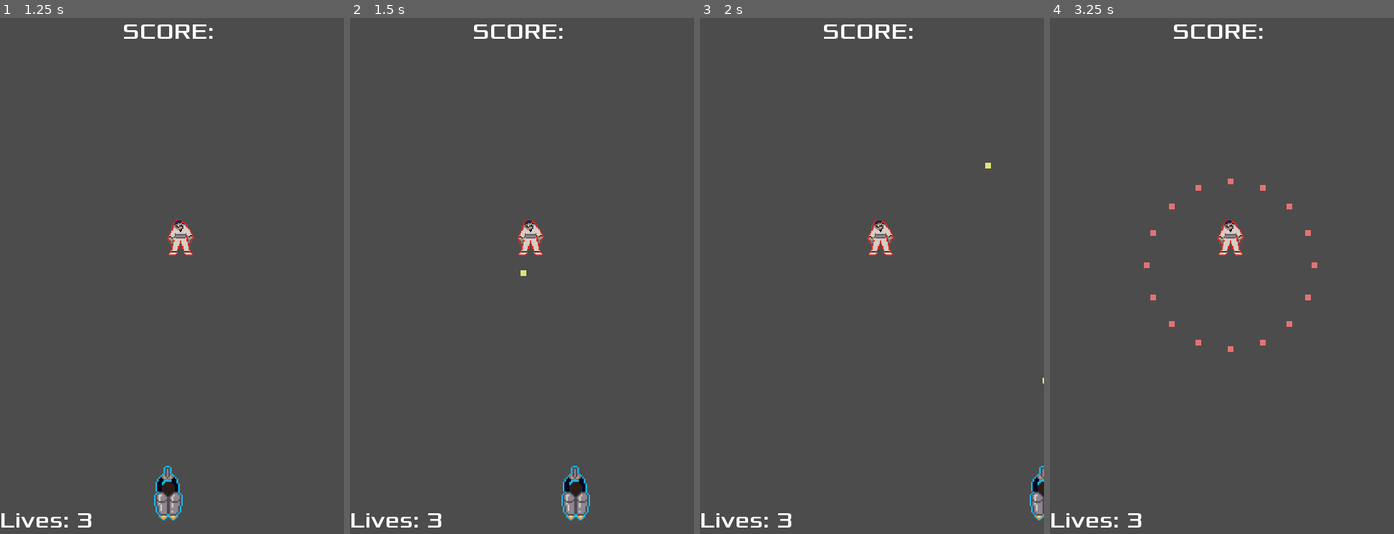
Above: before the commit, frames 1-4 (left to right).
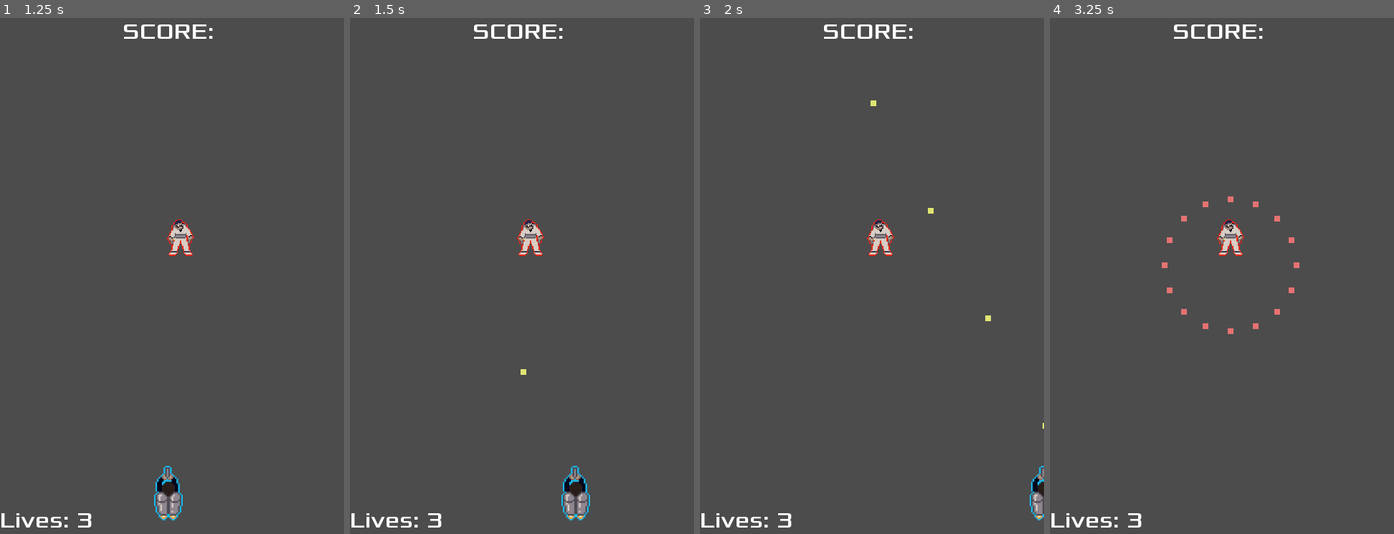
Above: after the commit, the same moments.

Repository: Harrison-Winters/Jet-Pack-Escape
Game: Godot game, scene res://enemy_test.tscn
Two runs of this game, one before a commit and one after it. Both use one fixed random seed, a clock stepped at 60 frames per second and the inputs below. This scene is started directly instead of the project's main scene. Sound files missing from this copy of the repository are replaced by a short silence.
Inputs:
- Up to frame 1 (1.25 s): click "START" at 0.5 s
- Up to frame 2 (1.5 s): tap Enter at 1.25 s; hold Right (ui_right) from 1.28 s (still down); hold Z (shoot) from 1.28 s (still down)
- Up to frame 3 (2 s): keep holding Right (ui_right); keep holding Z (shoot)
- Up to frame 4 (3.25 s): release Right (ui_right) at 2.03 s; release Z (shoot) at 2.03 s; hold Down (ui_down) 2.03-2.78 s; tap Z (shoot) at 2.1 s; hold Right (ui_right) from 2.78 s (still down); hold Z (shoot) from 2.78 s (still down)

Frame 1 is identical in both runs. In frame 2, less than 0.1% of the frame differs, in the area x 49-52%, y 48-70%; in frame 3, less than 0.1%; in frame 4, 0.6%, in the area x 27-78%, y 31-65%.

Commit message:
changed bullet speed

Diff:
--- a/Jetpack Escape/bullet.gd
+++ b/Jetpack Escape/bullet.gd
@@ -16,7 +16,7 @@
 # Called every frame. 'delta' is the elapsed time since the previous frame.
 func _physics_process(delta):
 	var velocity = Vector2.UP.rotated(angle) * speed
-	position += velocity * delta * 2
+	position += velocity * delta
 
 	if position.y < 0:
 		queue_free()
